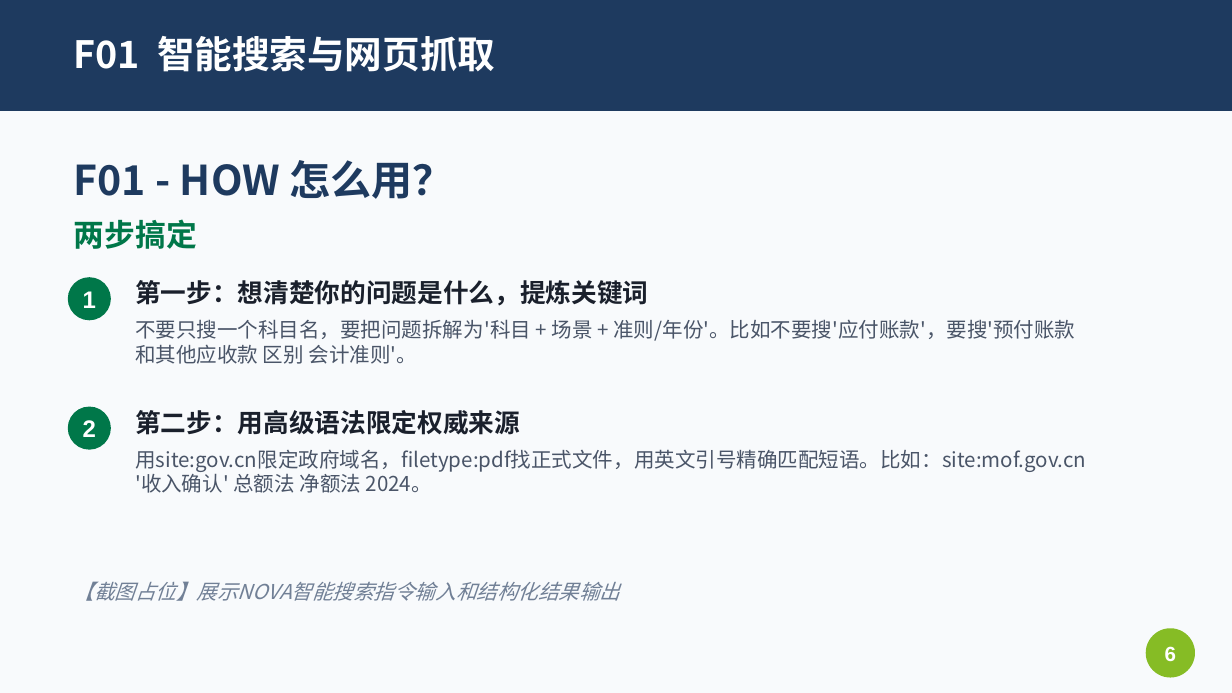
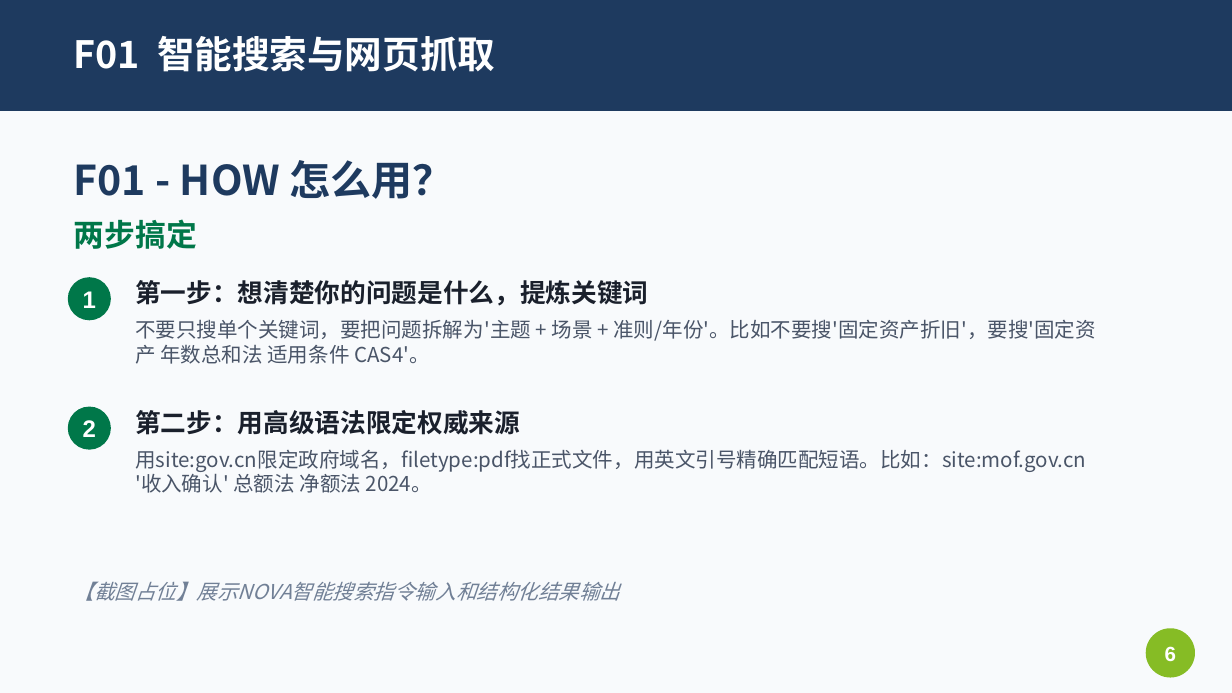
Before and after one commit to Bgu253518/my-app-hub, a slide deck: slide 6 of NOVA_GDC_Training_v3.pptx. Drawn at 1232x693 pixels with LibreOffice and Linux fonts; fonts in the diff are those of the drawing. Boxes give left, top, right and bottom in pixels: in the first picture for what was removed or moved away, otherwise in the second. Text is boxed around its words. In the diff, an @@ line names an element or a change of style, - is before the commit and + after.

Commit message:
update: 修改PPT适配二线所场景
- 全局替换：8大→6大核心功能、重分类→重新归类、现场互动→课后练习
- F01 示例由科目重分类改为固定资产场景
- F04/F09 压缩为单页概览，隐藏详细页
- 更新目录结构

```diff
--- a/NOVA_GDC_Training_v3.pptx
+++ b/NOVA_GDC_Training_v3.pptx
@@ text at (135, 319, 1096, 364): text changed @@
-不要只搜一个科目名，要把问题拆解为'科目 + 场景 + 准则/年份'。比如不要搜'应付账款'，要搜'预付账款 和其他应收款 区别 会计准则'。
+不要只搜单个关键词，要把问题拆解为'主题 + 场景 + 准则/年份'。比如不要搜'固定资产折旧'，要搜'固定资产 年数总和法 适用条件 CAS4'。
```
Also in this commit, not shown: 22 other slides changed, 1 other file.
